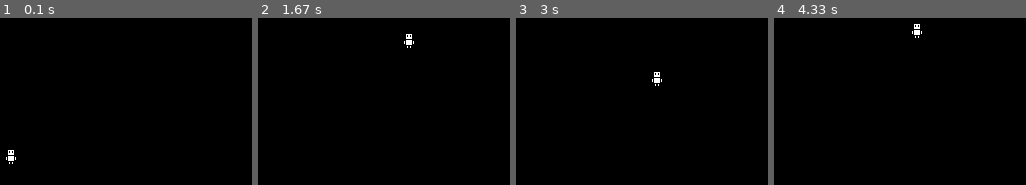
Above: before the commit, frames 1-4 (left to right).
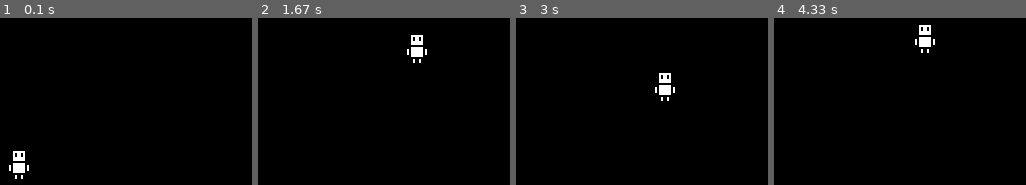
Above: after the commit, the same moments.

Repository: sphis-Sinco/first_pygame
Game: pygame game, started from main.py
Same seed, same stepped clock (60 frames per second), same inputs: the game is played once before the commit and once after it.
Inputs:
- Up to frame 1 (0.1 s): no input
- Up to frame 2 (1.67 s): hold W 0.33-0.8 s; hold Right 0.33-0.8 s; hold Right 0.83-1.3 s; hold Up 1.33-1.63 s
- Up to frame 3 (3 s): hold Right 1.67-2.13 s; hold Left 2.17-2.7 s; hold Down from 2.73 s (still down)
- Up to frame 4 (4.33 s): release Down at 3.03 s; hold Left 3.07-3.47 s; hold Up 3.5-3.87 s; hold Right from 3.9 s (still down)

The runs differ from the first frame. In frame 1, 0.7% of the frame differs, in the area x 2-12%, y 79-97%; in frame 2, 0.7%; in frame 3, 0.7%; in frame 4, 0.7%.

Commit message:
CAPITAL VARIABLES, and double image scale

Diff:
--- a/main.py
+++ b/main.py
@@ -3,51 +3,53 @@
 import pygame.draw_py
 
 # screen
-display_width = 640
-display_height = 360
+DISPLAY_WIDTH = 640
+DISPLAY_HEIGHT = 360
+DEFAULT_IMAGE_SIZE = 16
+IMAGE_SIZE_MULTIPLIER = 2*DEFAULT_IMAGE_SIZE
 
 # pygame setup
 pygame.init()
-screen = pygame.display.set_mode((display_width, display_height))
-clock = pygame.time.Clock()
-running = True
-dt = 0
+SCREEN = pygame.display.set_mode((DISPLAY_WIDTH, DISPLAY_HEIGHT))
+CLOCK = pygame.time.Clock()
+RUNNING = True
+DELTA_TIME = 0
 
-gameDisplay = pygame.display.set_mode((display_width,display_height))
+GAME_DISPLAY = pygame.display.set_mode((DISPLAY_WIDTH,DISPLAY_HEIGHT))
 
 # player stuff
-playerImg = pygame.image.load(file_manager.playerAsset('idle'), "player-idle")
-player_pos = pygame.Vector2(screen.get_width() / 2, screen.get_height() / 2)
+PLAYER_IMAGE = pygame.image.load(file_manager.playerAsset('idle'), "player-idle")
+PLAYER_POSITION = pygame.Vector2(SCREEN.get_width() / 2, SCREEN.get_height() / 2)
 PLAYER_MOVEMENT_SPEED = 150
 
-while running:
+while RUNNING:
     # poll for events
     # pygame.QUIT event means the user clicked X to close your window
     for event in pygame.event.get():
         if event.type == pygame.QUIT:
-            running = False
+            RUNNING = False
 
-    # fill the screen with a color to wipe away anything from last frame
-    screen.fill("black")
+    # fill the SCREEN with a color to wipe away anything from last frame
+    SCREEN.fill("black")
 
-    gameDisplay.blit(playerImg, player_pos)
+    GAME_DISPLAY.blit(pygame.transform.scale(PLAYER_IMAGE, (IMAGE_SIZE_MULTIPLIER, IMAGE_SIZE_MULTIPLIER)), PLAYER_POSITION)
 
     keys = pygame.key.get_pressed()
     if keys[pygame.K_w] or keys[pygame.K_UP]:
-        player_pos.y -= PLAYER_MOVEMENT_SPEED * dt
+        PLAYER_POSITION.y -= PLAYER_MOVEMENT_SPEED * DELTA_TIME
     if keys[pygame.K_s] or keys[pygame.K_DOWN]:
-        player_pos.y += PLAYER_MOVEMENT_SPEED * dt
+        PLAYER_POSITION.y += PLAYER_MOVEMENT_SPEED * DELTA_TIME
     if keys[pygame.K_a] or keys[pygame.K_LEFT]:
-        player_pos.x -= PLAYER_MOVEMENT_SPEED * dt
+        PLAYER_POSITION.x -= PLAYER_MOVEMENT_SPEED * DELTA_TIME
     if keys[pygame.K_d] or keys[pygame.K_RIGHT]:
-        player_pos.x += PLAYER_MOVEMENT_SPEED * dt
+        PLAYER_POSITION.x += PLAYER_MOVEMENT_SPEED * DELTA_TIME
 
-    # flip() the display to put your work on screen
+    # flip() the display to put your work on SCREEN
     pygame.display.flip()
 
     # limits FPS to 60
-    # dt is delta time in seconds since last frame, used for framerate-
+    # DELTA_TIME is delta time in seconds since last frame, used for framerate-
     # independent physics.
-    dt = clock.tick(60) / 1000
+    DELTA_TIME = CLOCK.tick(60) / 1000
 
 pygame.quit()
